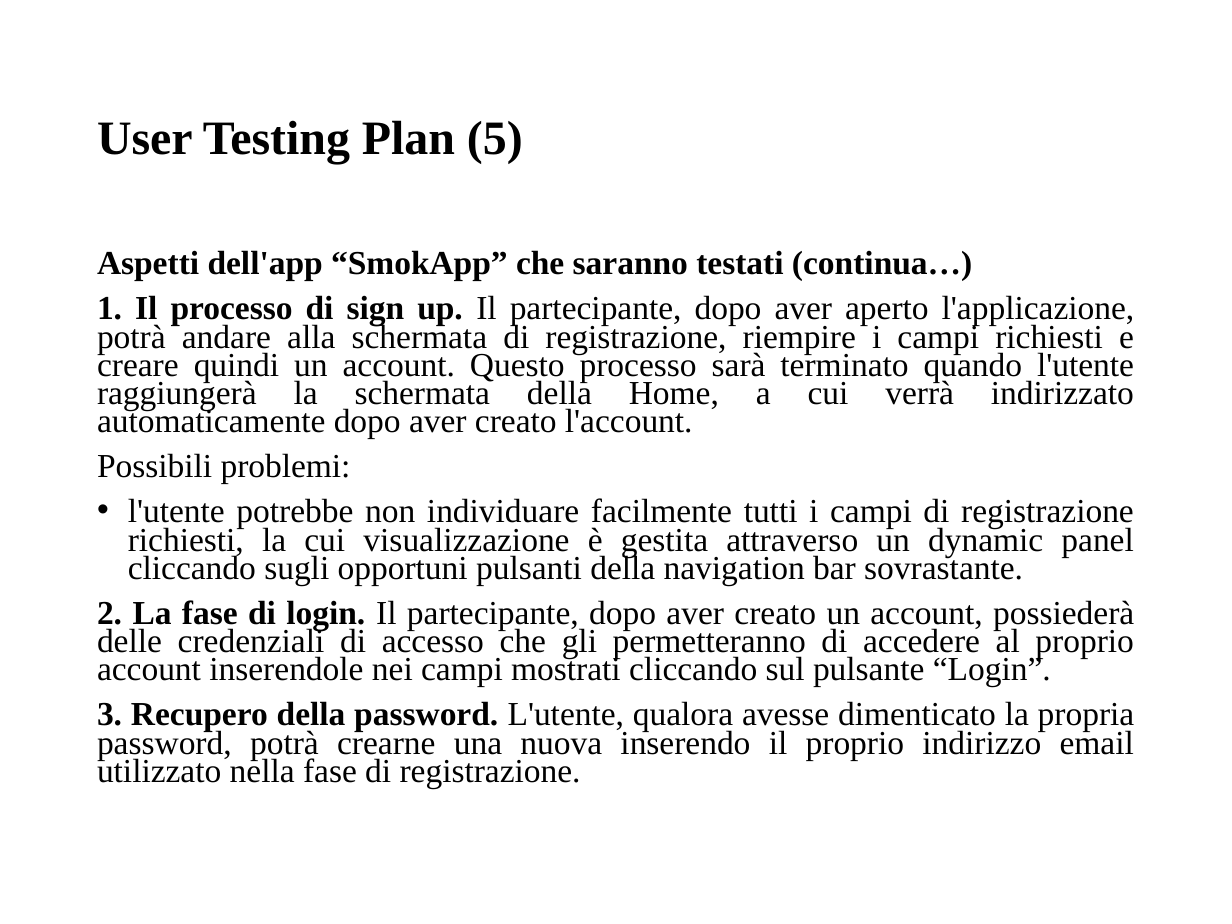
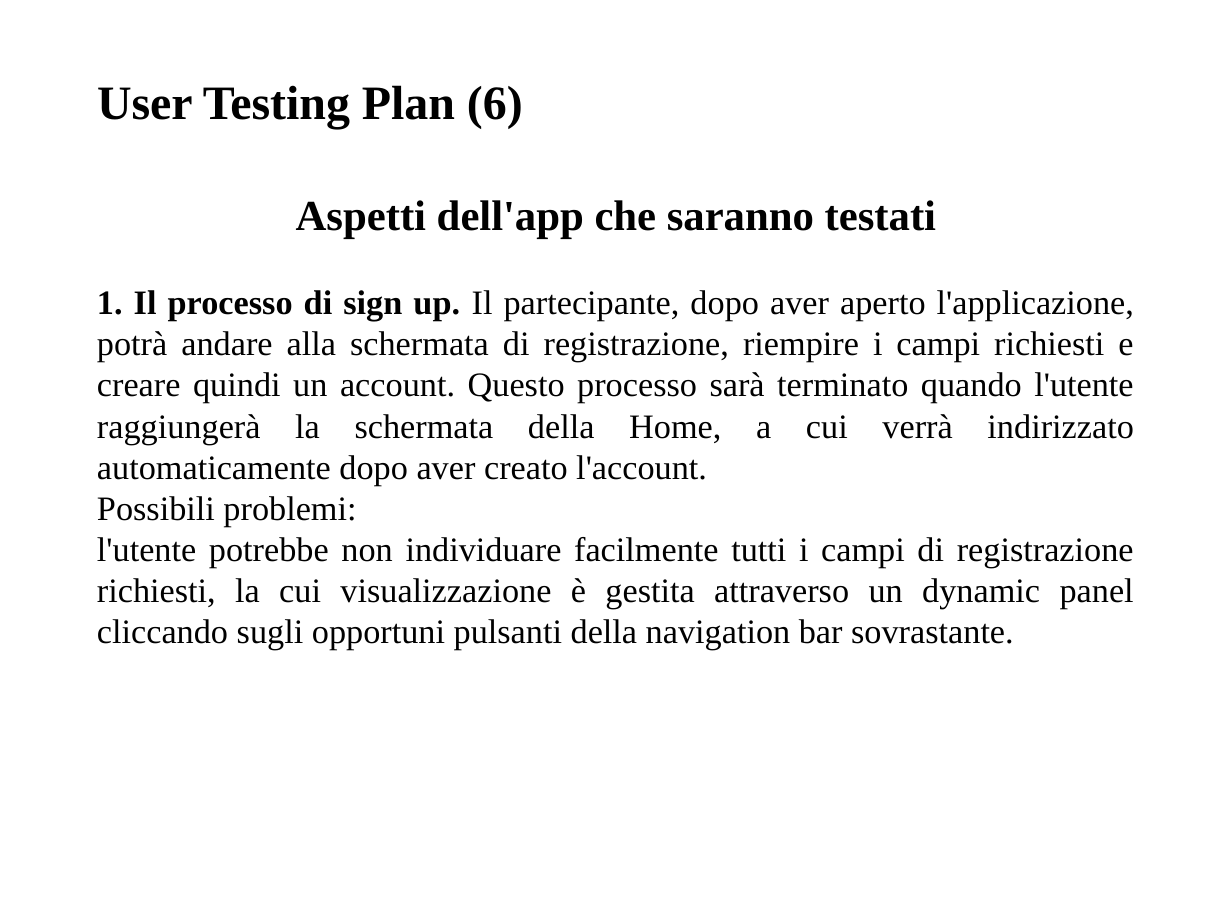
Before and after one commit to giusmastro91/Cognitive-systems, a slide deck: slide 14 of Prova_6/Leone_Mastrosimone_PresentazioneProgetto.pptx (slide 10 before the commit). Drawn at 1232x924 pixels with LibreOffice and Linux fonts; fonts in the diff are those of the drawing. Boxes give left, top, right and bottom in pixels: in the first picture for what was removed or moved away, otherwise in the second. Text is boxed around its words. In the diff, an @@ line names an element or a change of style, - is before the commit and + after.

```diff
--- a/Prova_6/Leone_Mastrosimone_PresentazioneProgetto.pptx
+++ b/Prova_6/Leone_Mastrosimone_PresentazioneProgetto.pptx
@@ title at [97, 85, 523, 129]: text changed @@
-User Testing Plan (5)
+User Testing Plan (6)
@@ text "Aspetti dell'app che saranno testati": place and size @@
-text "Aspetti dell'app che saranno testati" at [97, 250, 1135, 788]
+text "Aspetti dell'app che saranno testati" at [97, 200, 1134, 650]
@@ text at [296, 200, 936, 239]: text changed; size 19.6 to 25 pt @@
-Aspetti dell'app “SmokApp” che saranno testati (continua…)
+Aspetti dell'app che saranno testati
@@ text at [97, 290, 1134, 650]: size 19.6 to 20 pt; line spacing 0.7 to 1; less space between paragraphs; bullet • to none @@
@@ text at [97, 600, 1135, 788]: paragraphs removed @@
-2. La fase di login. Il partecipante, dopo aver creato un account, possiederà delle credenziali di accesso che gli permetteranno di accedere al proprio account inserendole nei campi mostrati cliccando sul pulsante “Login”.
-3. Recupero della password. L'utente, qualora avesse dimenticato la propria password, potrà crearne una nuova inserendo il proprio indirizzo email utilizzato nella fase di registrazione.
```
Also in this commit, not shown: 10 other slides changed, 7 slides added, 1 other file.
